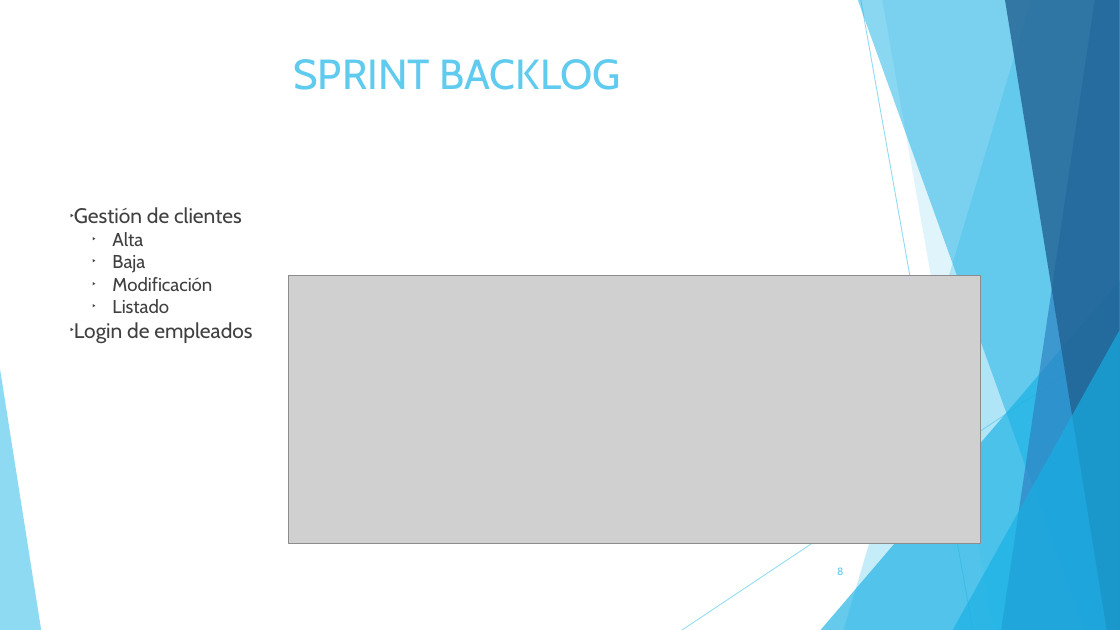
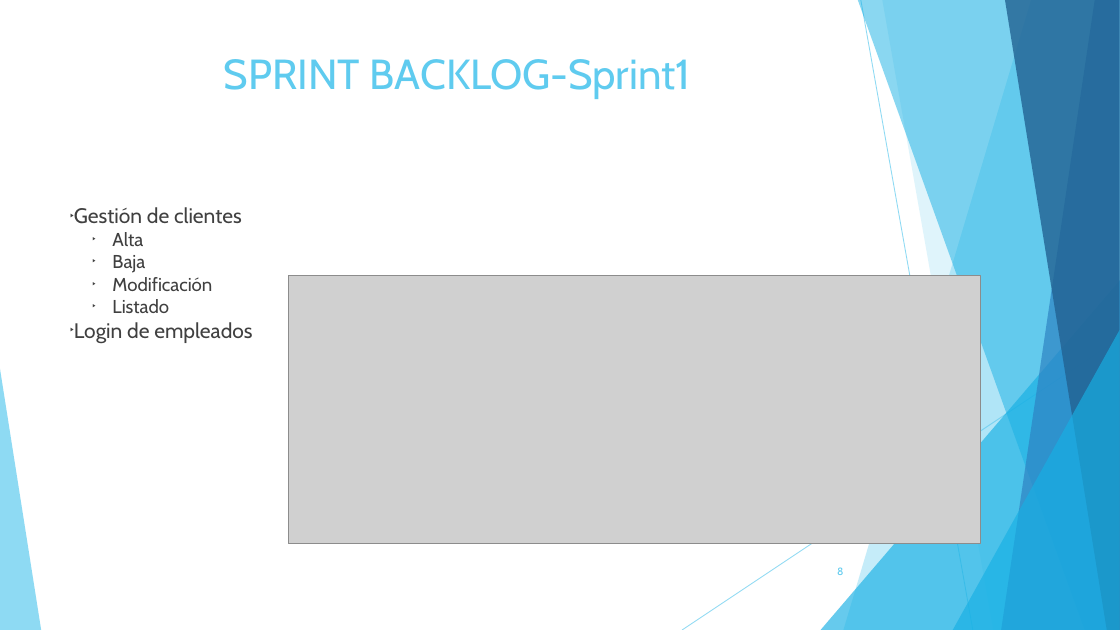
Before and after one commit to mycodeself/DSS_NegoServicios, a slide deck: slide 8 of Presentacion_Fase1.pptx. Drawn at 1120x630 pixels with LibreOffice and Linux fonts; fonts in the diff are those of the drawing; grey boxes stand for pictures. Boxes give left, top, right and bottom in pixels: in the first picture for what was removed or moved away, otherwise in the second. Text is boxed around its words. In the diff, an @@ line names an element or a change of style, - is before the commit and + after.

```diff
--- a/Presentacion_Fase1.pptx
+++ b/Presentacion_Fase1.pptx
@@ text at <box>224,59,691,99</box>: text changed @@
-SPRINT BACKLOG
+SPRINT BACKLOG-Sprint1
```
Also in this commit, not shown: 1 other slide changed, 2 slides added, 1 slide removed, 25 other files.
